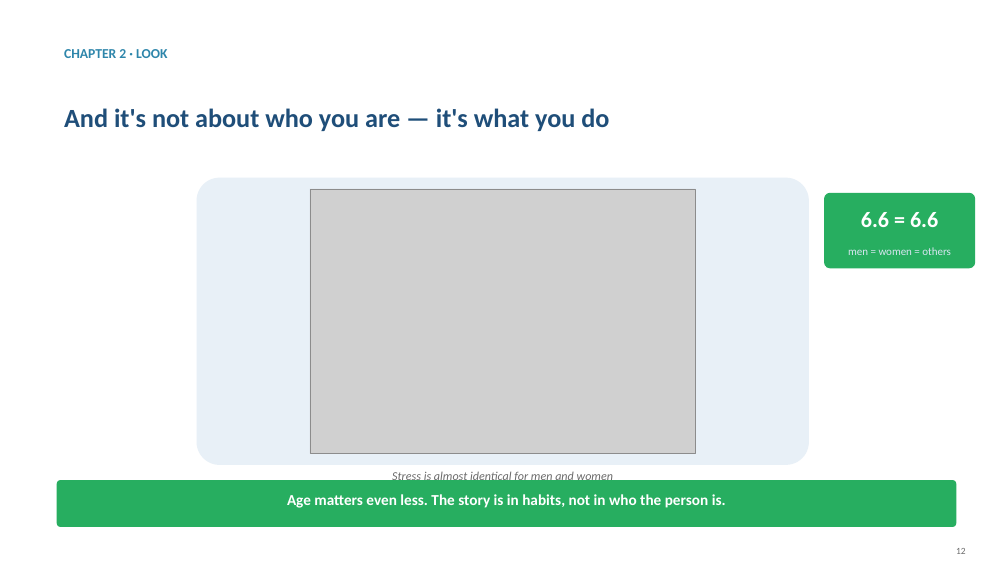
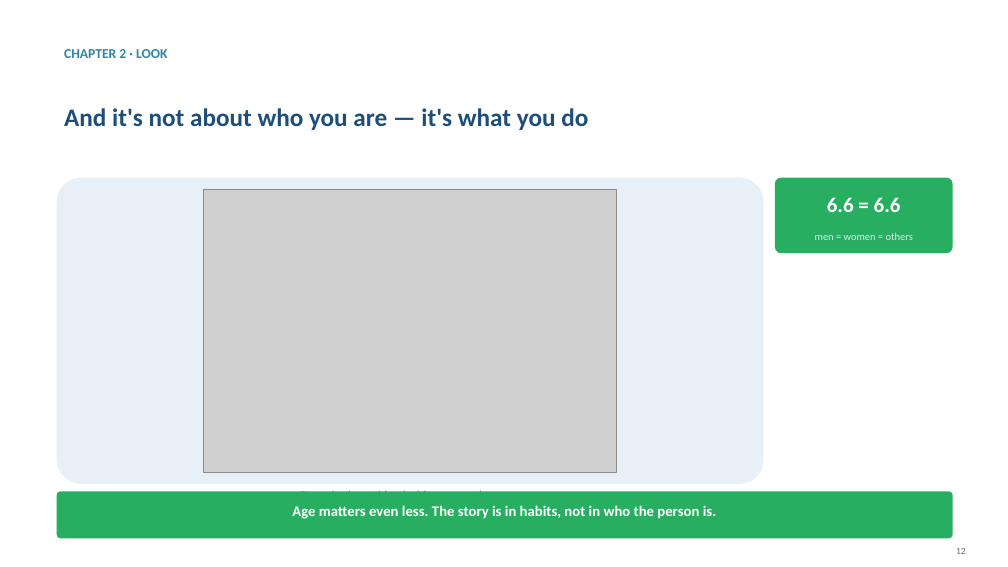
Before and after one commit to jaismine19/social-media-stress-analysis, a slide deck: slide 12 of presentation/Social_Media_Stress_Presentation.pptx. Drawn at 1008x567 pixels with LibreOffice and Linux fonts; fonts in the diff are those of the drawing; grey boxes stand for pictures. Boxes give left, top, right and bottom in pixels: in the first picture for what was removed or moved away, otherwise in the second. Text is boxed around its words. In the diff, an @@ line names an element or a change of style, - is before the commit and + after.

Commit message:
Enforce strict layout grid: identical margins, panel sizes, chip positions and takeaway bars on every slide

```diff
--- a/presentation/Social_Media_Stress_Presentation.pptx
+++ b/presentation/Social_Media_Stress_Presentation.pptx
@@ text "And it's not about who ..." at [64,108,588,130]: size 25 to 24 pt @@
@@ rounded rectangle: place and size @@
-rounded rectangle at [197,178,809,465]
+rounded rectangle at [57,178,764,484]
@@ rounded rectangle: place and size @@
-rounded rectangle at [824,193,975,268]
+rounded rectangle at [775,178,953,253]
@@ picture: place and size @@
-picture at [310,189,696,454]
+picture at [203,189,616,473]
@@ text "6.6 = 6.6": place and size @@
-text "6.6 = 6.6" at [861,212,938,227]
+text "6.6 = 6.6" at [827,197,901,212]
@@ text "6.6 = 6.6" at [827,197,901,212]: size 21 to 20 pt @@
@@ text "men = women = others": place and size @@
-text "men = women = others" at [848,247,951,255]
+text "men = women = others" at [815,233,913,240]
@@ text "men = women = others" at [815,233,913,240]: size 10.5 to 10 pt @@
@@ text "Stress is almost identical for ..." rewrapped from [392,470,613,484] to [300,489,520,492] @@
@@ rounded rectangle: place and size @@
-rounded rectangle at [57,480,957,527]
+rounded rectangle at [57,492,953,538]
@@ text "Age matters even less. The ...": place and size @@
-text "Age matters even less. The ..." at [287,494,726,508]
+text "Age matters even less. The ..." at [292,505,716,519]
@@ text "Age matters even less. The ..." at [292,505,716,519]: size 14.5 to 14 pt @@
```
Also in this commit, not shown: 18 other slides changed.
